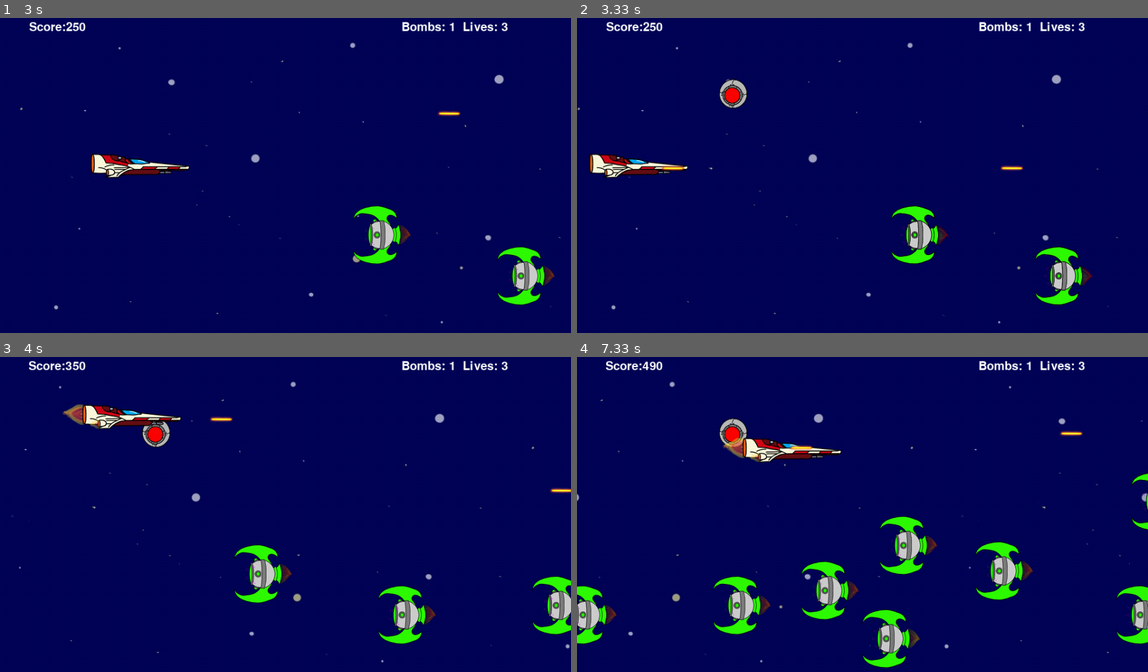
Above: before the commit, frames 1-4 (two rows, left to right).
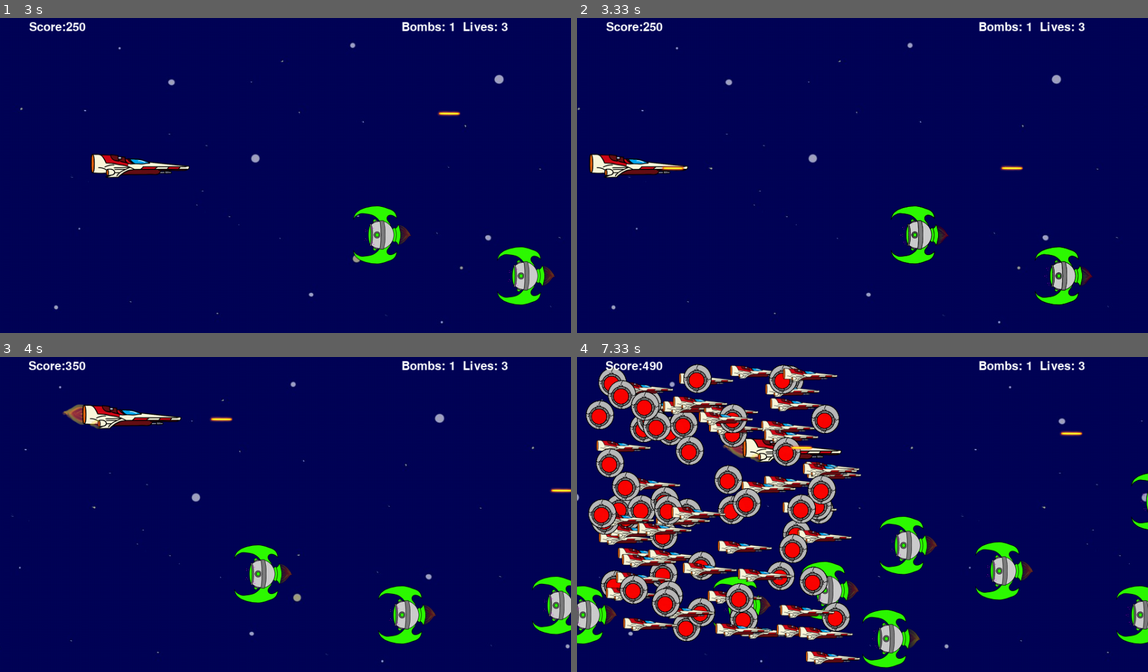
Above: after the commit, the same moments.

Repository: Demi-hero/UoN_Game_Project
Game: pygame game, started from Main.py
The game is run twice, just before and just after one commit, with the same random seed, the same clock (stepped at 60 frames per second) and the same inputs.
Inputs:
- Up to frame 1 (3 s): tap Space at 0.33, 1.28, 1.62, 1.92, 2.12, 2.42, 2.68 s; hold Right 0.67-1.13 s; hold Up 1.22-1.52 s; hold Right 1.55-2.02 s; hold Left 2.05-2.58 s; hold Down 2.62-2.92 s; hold Left from 2.95 s (still down)
- Up to frame 2 (3.33 s): keep holding Left; tap Space at 3.02, 3.32 s
- Up to frame 3 (4 s): release Left at 3.35 s; hold Up 3.38-3.75 s; tap Space at 3.45, 3.85 s; hold Right from 3.78 s (still down)
- Up to frame 4 (7.33 s): tap Space at 4.15, 4.52, 4.92, 5.22, 5.42, 5.72, 5.92, 6.25, 6.55, 6.75, 7.05, 7.32 s; release Right at 4.42 s; hold Down 4.45-4.82 s; hold Left 4.85-5.32 s; hold Right 5.35-5.82 s; hold Up 5.85-6.15 s; hold Right 6.18-6.65 s; hold Left 6.68-7.22 s; hold Down from 7.25 s (still down)

Frame 1 is identical in both runs. In frame 2, 0.4% of the frame differs, in the area x 24-30%, y 19-29%; in frame 3, 0.3%; in frame 4, 21%, in the area x 1-50%, y 2-98%.

Commit message:
Power Up Bonanza
Need to work on the number of power ups spawned but does definitly look fun

Diff:
--- a/Main.py
+++ b/Main.py
@@ -15,8 +15,15 @@
         self.score = 0
         self.white = (255,255,255)
         self.clock = pyg.time.Clock()
+        self.starttime = 0
         self.framerate = 100
         self.bullets = pyg.sprite.Group()
+        self.power_ups = pyg.sprite.Group()
+
+    def new_powerup(self):
+        power_up = gd.PowerUp()
+        self.power_ups.add(power_up)
+        gd.all_sprites.add(power_up)
 
     def execute(self):
         pyg.init()
@@ -34,10 +41,14 @@
 
         while self.startup:
             self.on_startup(Board, Files)
-
+        self.starttime = time.time()
         # main game loop
         while self.running:
             # taking the player input, passing to event handler
+            print(self.starttime)
+            if (time.time() - self.starttime)//1 == 3:
+                self.new_powerup()
+                print("Power up baby")
             for event in pyg.event.get():
                 self.on_event(event, Board, Tokens, Files)
             self.player_movement(gd.player)
@@ -47,6 +58,8 @@
 
                 Board.update()
                 gd.all_sprites.update()
+
+
 
                 # check to see if a bullet hit a mob
                 hits = pyg.sprite.groupcollide(gd.aliens, self.bullets, True, True)
--- a/gamedata.py
+++ b/gamedata.py
@@ -361,15 +361,18 @@
             self.spawned = False
 #        elif self.spawned:
 #            self.collection(player)
+
     def extra_life(self):
         pass
      #   if self.spawned:
-      #      self.main.lives += 1
+      #      .lives += 1
 
     def extra_bomb(self):
         pass
 #        if self.spawned:
  #           self.main.bombs += 1
+
+
 
 """
     def collection(self, player):
@@ -382,8 +385,6 @@
 """
 all_sprites = pyg.sprite.Group()
 aliens = pyg.sprite.Group()
-power_up = PowerUp()
-all_sprites.add(power_up)
 player = Player()
 all_sprites.add(player)
 for i in range(8):
